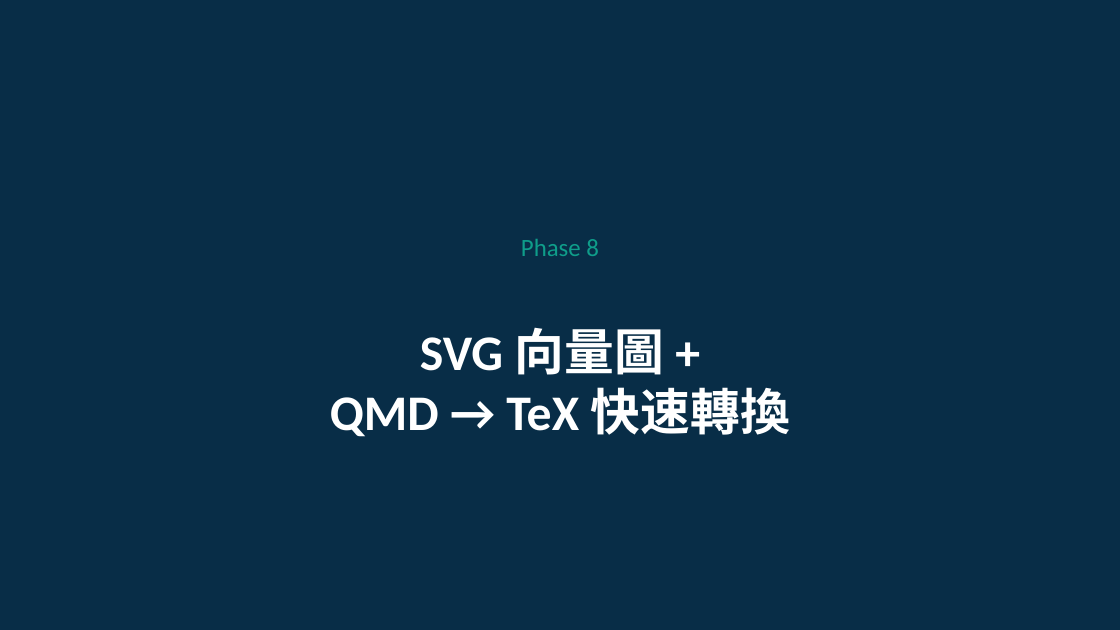
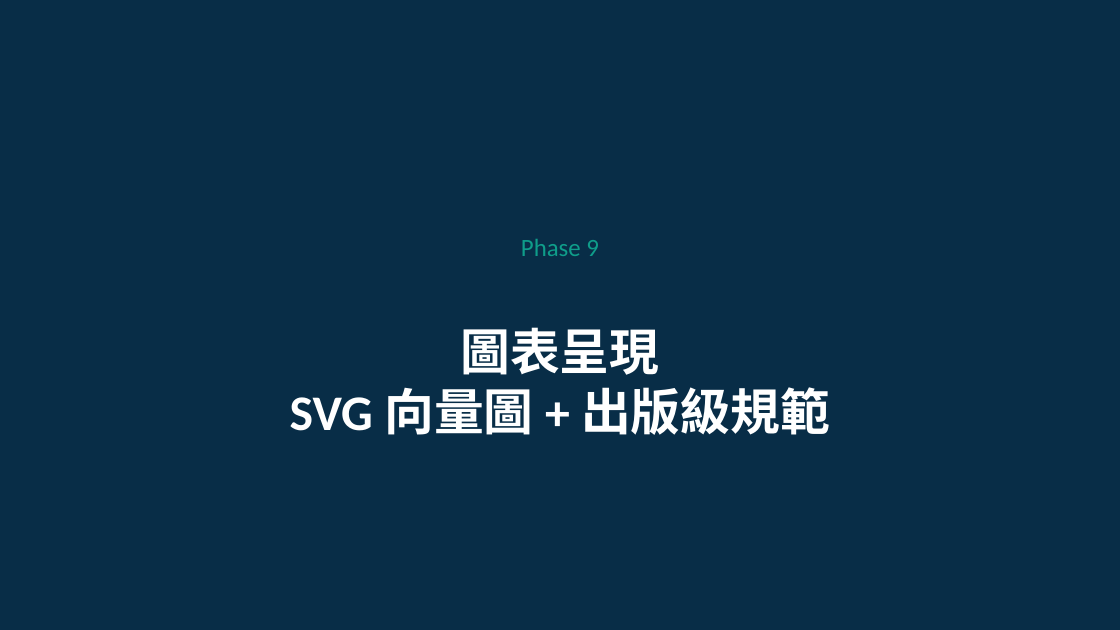
Before and after one commit to ai-cooperation/paperlab, a slide deck: slide 34 of dist/Day2_Full_AI研究進階.pptx. Drawn at 1120x630 pixels with LibreOffice and Linux fonts; fonts in the diff are those of the drawing. Boxes give left, top, right and bottom in pixels: in the first picture for what was removed or moved away, otherwise in the second. Text is boxed around its words. In the diff, an @@ line names an element or a change of style, - is before the commit and + after.

```diff
--- a/dist/Day2_Full_AI研究進階.pptx
+++ b/dist/Day2_Full_AI研究進階.pptx
@@ text at <box>521,239,599,256</box>: text changed @@
-Phase 8
+Phase 9
@@ text at <box>290,327,830,435</box>: text changed @@
-SVG 向量圖 +
-QMD → TeX 快速轉換
+圖表呈現
+SVG 向量圖 + 出版級規範
```
Also in this commit, not shown: 55 other slides changed, 14 slides added, 15 other files.
